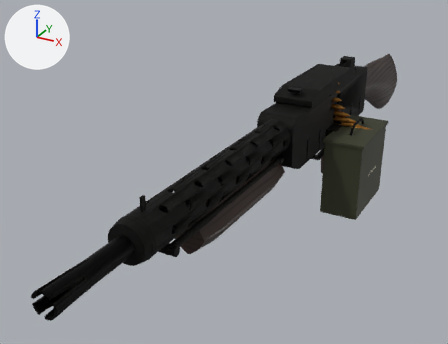
The glTF model public/models/lmg.glb as it was, and as the next commit left it.
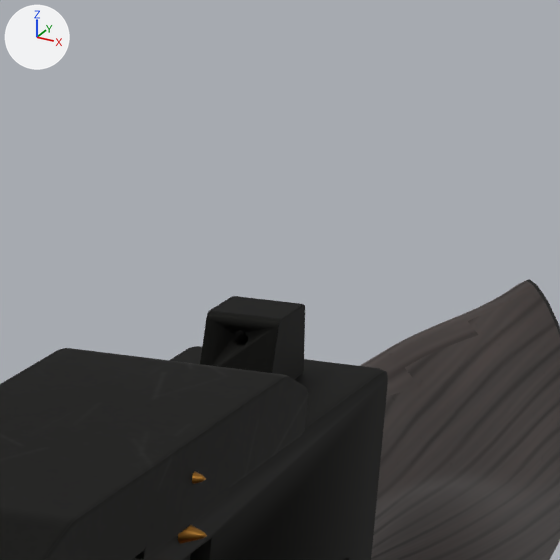
The first picture shows the older version from a camera (50 mm lens) standing at (0.331, -0.937, 0.325) and looking at (-0.082, -0.187, -0.051). The close-ups show the older and then the newer version on the part from 69% to 88% of the width and 3% to 28% of the height of that picture. Only the edits that show in the close-ups are written down. The axes (+X, +Y, +Z) are drawn at upper left. The lights are the same throughout. Vertices at exactly the same position are counted once.

The first close-up shows 'Feed cover', 'Receiver', 'Stock' and 1 more.
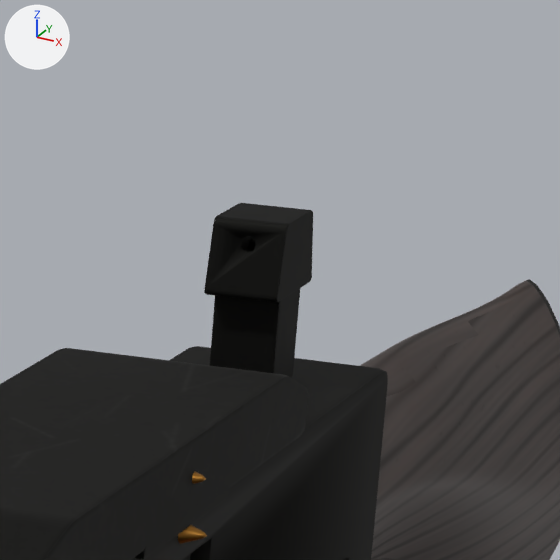
Pixel boxes (x1, y1, x2, y2) of what changed, in the close-ups (560 x 560 px; the box of a moved part takes in the faces that stretch with it):
'Receiver', reshaped: before (132, 296, 388, 560); after (132, 203, 388, 560)
part 1 of me_receiver, moved or reshaped: before (200, 296, 305, 379); after (204, 203, 313, 303)
part 2 of me_receiver, added: after (210, 289, 300, 378)

The edits, one by one:
me_receiver is used by ob_receiver; location (0.0, 0.0, 0.0).
me_receiver had 3252 vertices, 6356 faces and spanned x -0.03..0.03, y -0.19..0.15, z -0.078..0.07.
me_receiver now has 3308 vertices, 6464 faces and spans x -0.03..0.03, y -0.19..0.15, z -0.078..0.095.
me_receiver part 1: the loose piece of 208 vertices spanning x -0.01..0.01, y 0.1..0.13, z 0.05..0.07 is moved by (0.0, 0.0, 0.025).
me_receiver part 2: a new loose piece of 56 vertices spanning x -0.009..0.009, y 0.106..0.124, z 0.05..0.08, in mat_parkerized_steel.
Other edits to the shape of me_receiver do not show in these pictures.
